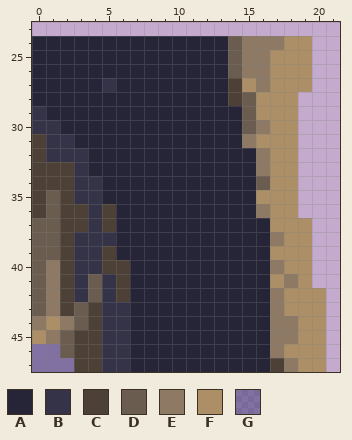
A pixel-art file gets an edit: assets_src/image/terrain/tilesetsTall/bg/grass_cave_wall_tileset_tall_6_5.ase. Above: the version before the commit.
24x48 pixels, 1 frame. Shown: x 0..21, y 23..47.
Visible layers, top first: "Void", "walls", "Shadow".
Palette (. is transparent): A #262437  B #353348  C #4d4036  D #6b5c50  E #8d7964  F #ac8e67  G #14165e62
Pixels before, first column x 0:
24 AAAAAAAAAAAAAADEEEFF.
25 AAAAAAAAAAAAAADEEFFF.
26 AAAAAAAAAAAAAADEEFFF.
27 AAAAABAAAAAAAACFEFFF.
28 AAAAAAAAAAAAAACDFFF..
29 BAAAAAAAAAAAAAADFFF..
30 BBAAAAAAAAAAAAADEFF..
31 CBBAAAAAAAAAAAAEFFF..
32 CBBBAAAAAAAAAAAAEFF..
33 CCCBAAAAAAAAAAAAEFF..
34 CCCBBAAAAAAAAAAADFF..
35 CDCBBAAAAAAAAAAAFFF..
36 CDCCBCAAAAAAAAAAEFF..
37 DDCCBCAAAAAAAAAAAFFF.
38 DDCBBBAAAAAAAAAAAEFF.
39 DDCBBCAAAAAAAAAAAFFF.
40 DECBBCCAAAAAAAAAAEFF.
41 DECBDBCAAAAAAAAAAFEF.
42 DECBDBCAAAAAAAAAAEFFF
43 DECDCBBAAAAAAAAAAEFFF
44 EFEDCBBAAAAAAAAAAEEFF
45 FEDCCBBAAAAAAAAAAEEFF
46 GGDCCBBAAAAAAAAAAEFFF
47 GGGCCBBAAAAAAAAAACEFF
The result:
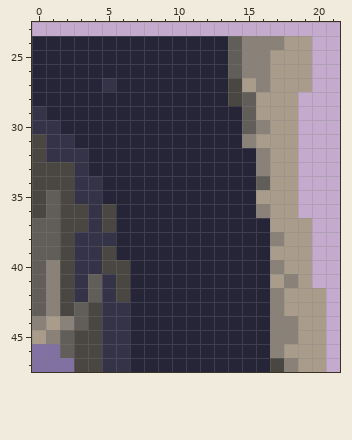
What changed:
colour C: #4d4036 -> #4a4742
colour D: #6b5c50 -> #615e5a
colour E: #8d7964 -> #8a8178
colour F: #ac8e67 -> #a99c8a
Changed places in both pictures, as pixel boxes (x1, y1, x2, y2):
changed: (228, 36, 326, 372)
changed: (32, 134, 130, 372)
